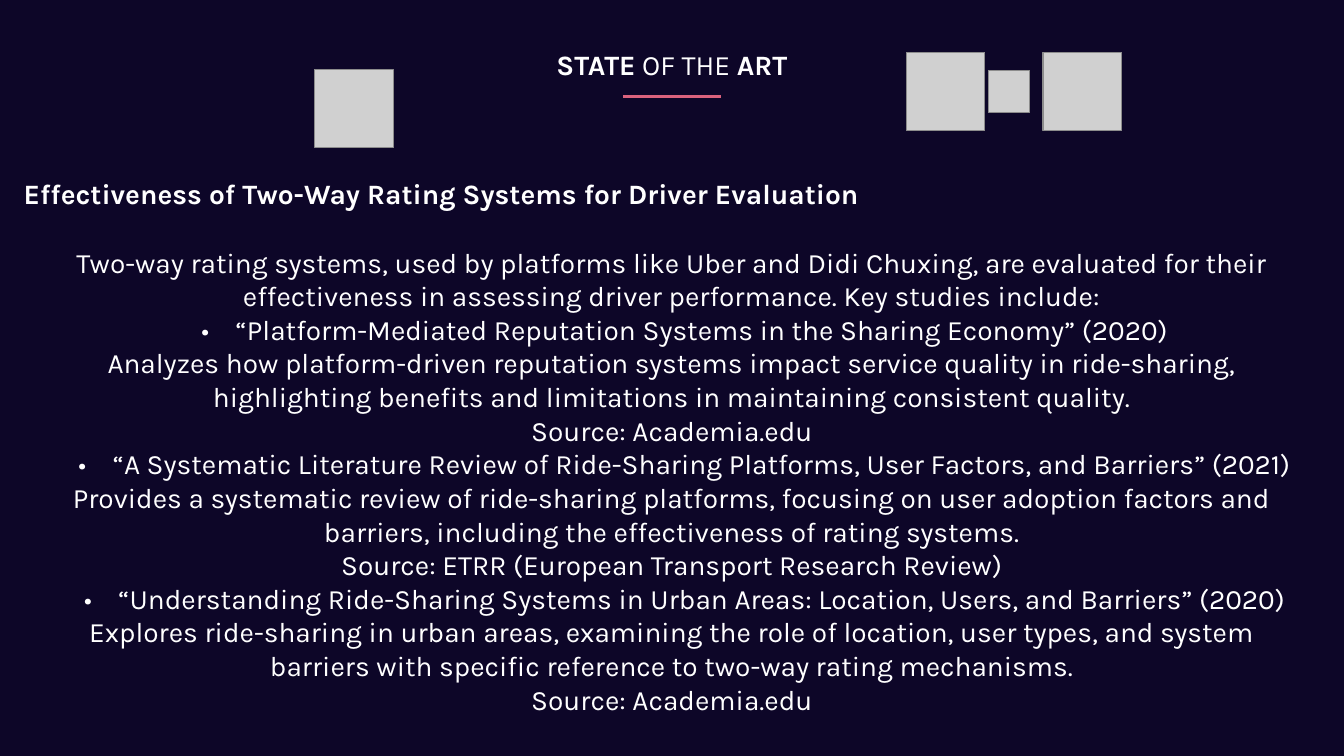
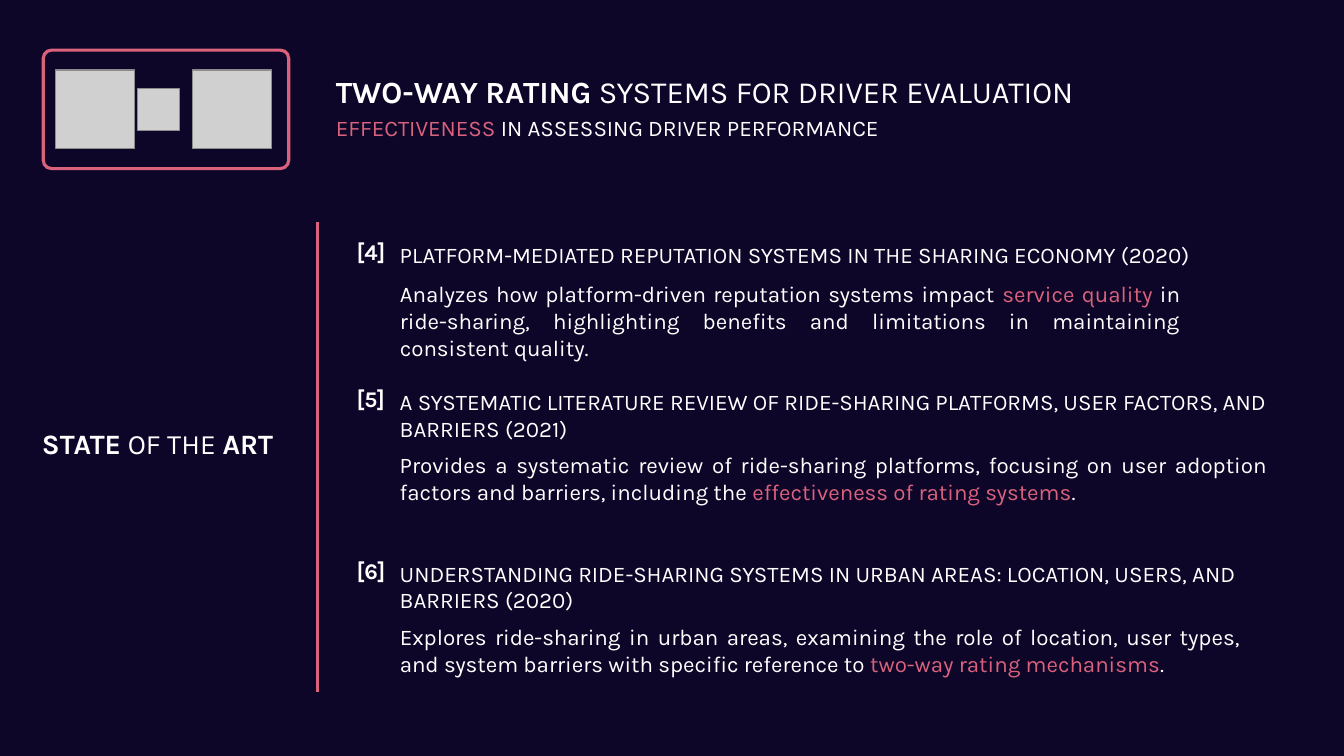
Before and after one commit to GiuseppeSoriano/MoodPilot, a slide deck: slide 11 of Idea/Idea_Presentation.pptx (slide 9 before the commit). Drawn at 1344x756 pixels with LibreOffice and Linux fonts; fonts in the diff are those of the drawing; grey boxes stand for pictures. Boxes give left, top, right and bottom in pixels: in the first picture for what was removed or moved away, otherwise in the second. Text is boxed around its words. In the diff, an @@ line names an element or a change of style, - is before the commit and + after.

```diff
--- a/Idea/Idea_Presentation.pptx
+++ b/Idea/Idea_Presentation.pptx
@@ rounded rectangle added at bbox=[43, 50, 289, 169], outline #DA627D 2.25 pt @@
@@ 3 pictures: place and size @@
-3 pictures at bbox=[906, 52, 1122, 131]
+3 pictures at bbox=[55, 70, 271, 148]
@@ picture removed at bbox=[315, 70, 393, 148] @@
@@ text at bbox=[336, 82, 1073, 104]: text changed; size 20 to 22 pt; bold off @@
-Effectiveness of Two-Way Rating Systems for Driver Evaluation
+TWO-WAY RATING SYSTEMS FOR DRIVER EVALUATION
@@ line removed from (623, 97) to (721, 97) @@
@@ text added at bbox=[336, 121, 879, 137], 16 pt, text #FFFFFF @@
+EFFECTIVENESS IN ASSESSING DRIVER PERFORMANCE
@@ line added from (318, 693) to (318, 222), #DA627D 2.25 pt @@
@@ text removed at bbox=[73, 253, 1290, 711] @@
-Two-way rating systems, used by platforms like Uber and Didi Chuxing, are evaluated for their effectiveness in assessing driver performance. Key studies include:
-• “Platform-Mediated Reputation Systems in the Sharing Economy” (2020)
-Analyzes how platform-driven reputation systems impact service quality in ride-sharing, highlighting benefits and limitations in maintaining consistent quality.
-Source: Academia.edu
-• “A Systematic Literature Review of Ride-Sharing Platforms, User Factors, and Barriers” (2021)
-Provides a systematic review of ride-sharing platforms, focusing on user adoption factors and barriers, including the effectiveness of rating systems.
-Source: ETRR (European Transport Research Review)
-• “Understanding Ride-Sharing Systems in Urban Areas: Location, Users, and Barriers” (2020)
-Explores ride-sharing in urban areas, examining the role of location, user types, and system barriers with specific reference to two-way rating mechanisms.
-Source: Academia.edu
@@ text added at bbox=[357, 242, 386, 263], 16 pt, text #FFFFFF, bold @@
+[4]
@@ text added at bbox=[400, 247, 1189, 266], 16 pt, text #FFFFFF @@
+PLATFORM-MEDIATED REPUTATION SYSTEMS IN THE SHARING ECONOMY (2020)
@@ text added at bbox=[400, 286, 1180, 335], 16 pt, text #FFFFFF @@
+Analyzes how platform-driven reputation systems impact service quality in ride-sharing, highlighting benefits and limitations in maintaining consistent quality.
@@ text added at bbox=[357, 389, 385, 410], 16 pt, text #FFFFFF, bold @@
+[5]
@@ text added at bbox=[400, 395, 1266, 440], 16 pt, text #FFFFFF @@
+A SYSTEMATIC LITERATURE REVIEW OF RIDE-SHARING PLATFORMS, USER FACTORS, AND BARRIERS (2021)
@@ text "STATE OF THE ART": place and size @@
-text "STATE OF THE ART" at bbox=[556, 56, 787, 76]
+text "STATE OF THE ART" at bbox=[42, 435, 273, 455]
@@ text added at bbox=[400, 457, 1267, 506], 16 pt, text #FFFFFF @@
+Provides a systematic review of ride-sharing platforms, focusing on user adoption factors and barriers, including the effectiveness of rating systems.
@@ text added at bbox=[357, 561, 386, 582], 16 pt, text #FFFFFF, bold @@
+[6]
@@ text added at bbox=[400, 567, 1235, 611], 16 pt, text #FFFFFF @@
+UNDERSTANDING RIDE-SHARING SYSTEMS IN URBAN AREAS: LOCATION, USERS, AND BARRIERS (2020)
@@ text added at bbox=[400, 629, 1240, 678], 16 pt, text #FFFFFF @@
+Explores ride-sharing in urban areas, examining the role of location, user types, and system barriers with specific reference to two-way rating mechanisms.
```
Also in this commit, not shown: 4 other slides changed, 9 slides added, 4 slides removed, 4 other files.
